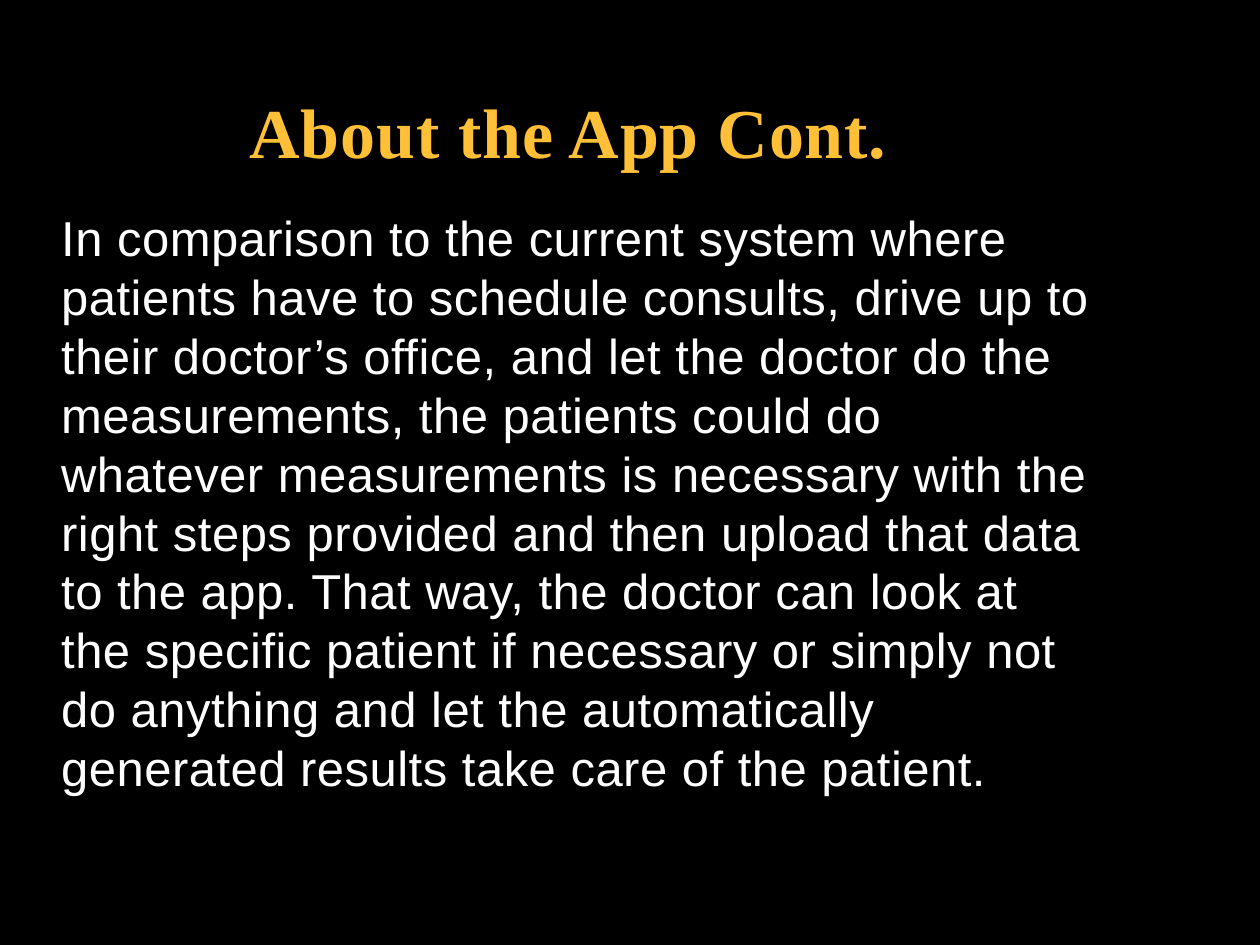
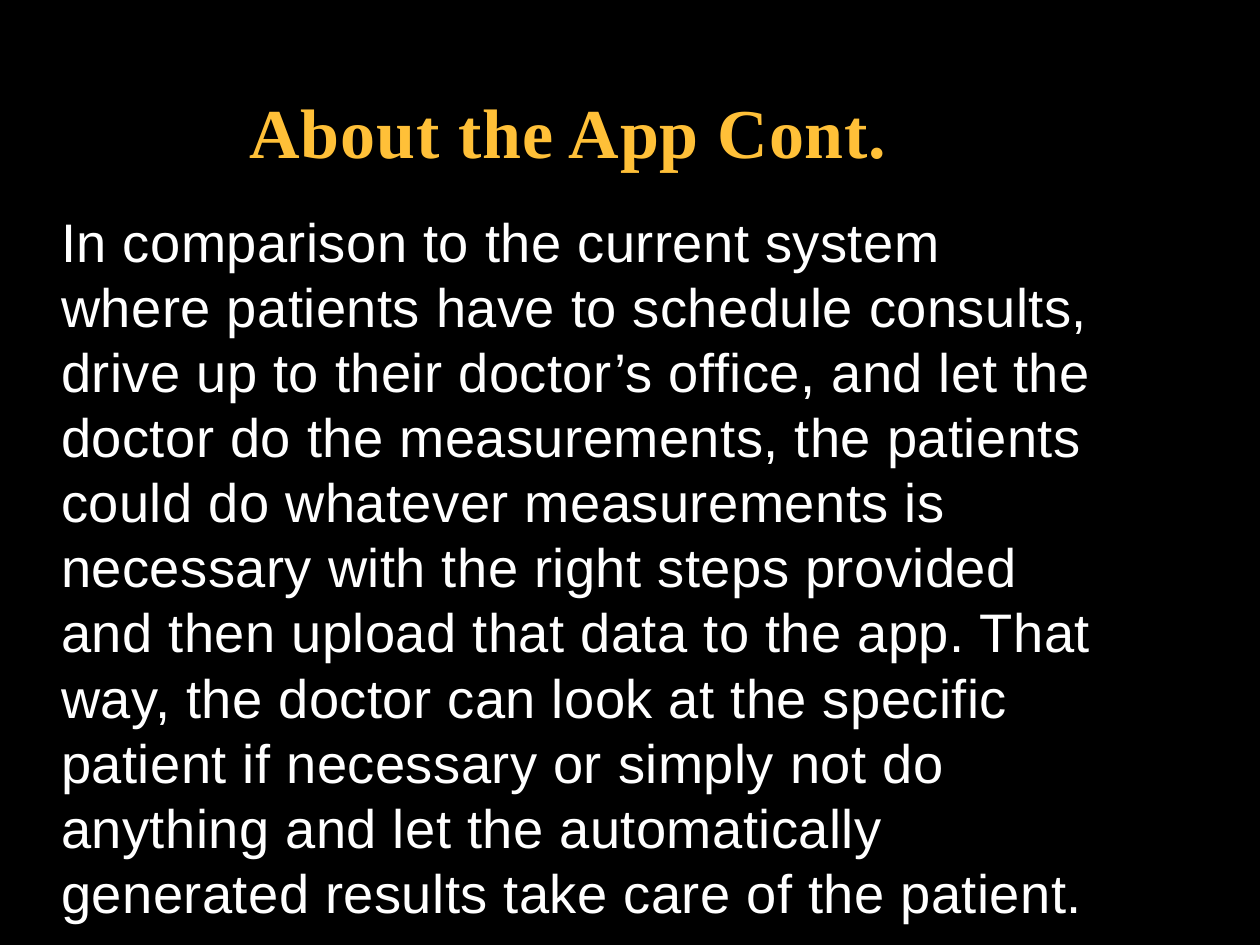
Before and after one commit to FAUMobileWeb/Prostate-Cancer-Management, a slide deck: slide 5 of Presentation-and-Report/Presentation/PROSTATE CANCER MANAGEMENT APP.pptx (slide 4 before the commit). Drawn at 1260x945 pixels with LibreOffice and Linux fonts; fonts in the diff are those of the drawing; background and template pictures are left out. Boxes give left, top, right and bottom in pixels: in the first picture for what was removed or moved away, otherwise in the second. Text is boxed around its words. In the diff, an @@ line names an element or a change of style, - is before the commit and + after.

```diff
--- a/Presentation-and-Report/Presentation/PROSTATE CANCER MANAGEMENT APP.pptx
+++ b/Presentation-and-Report/Presentation/PROSTATE CANCER MANAGEMENT APP.pptx
@@ text "In comparison to the current ..." at (x1=61, y1=222, x2=1090, y2=858): size 28 to 31 pt @@
```
Also in this commit, not shown: 1 other slide changed, 1 slide added.
